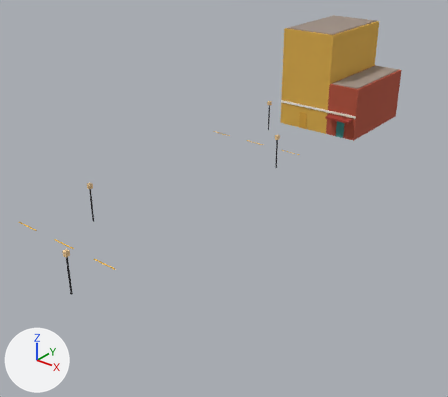
A saved change to the glTF model newcity/chunk_2_-1.glb.
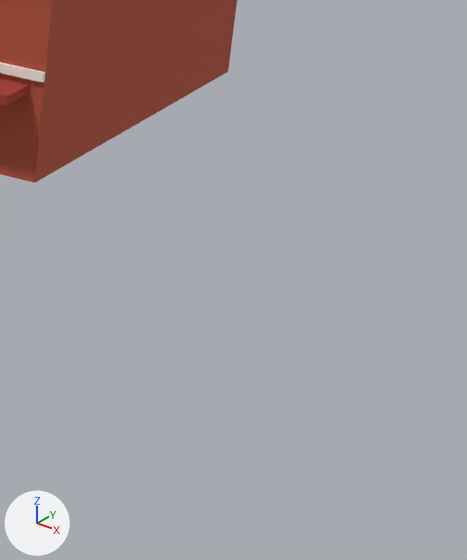
The first picture shows the older version from a 50 mm lens placed at (182.7, -22.1, 31.2), pointed at (141.6, 29.3, -0.7). The close-ups show the older and then the newer version on the part from 77% to 100% of the width and 25% to 56% of the height of that picture. Only the edits that show in the close-ups are written down. The lights are fixed; the arrows at lower left show +X, +Y and +Z. Vertices at exactly the same position are counted once.

In view in the first close-up: 'chunk_2_-1__building'.
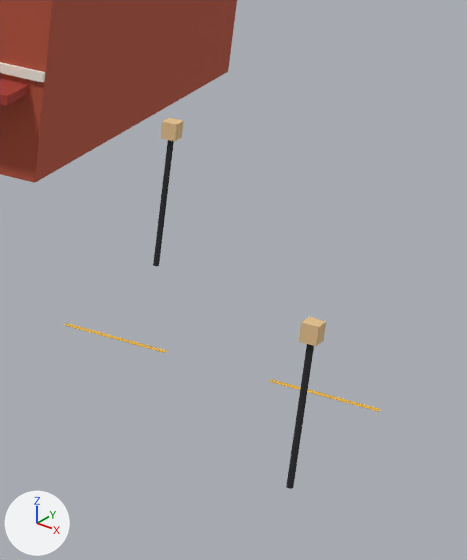
Where the change shows, as pixel boxes (x1, y1, x2, y2) in the close-ups (467 x 560 px):
'chunk_2_-1__lamp', reshaped (not visible before): after (153, 118, 326, 489)
'chunk_2_-1__ground', reshaped (not visible before): after (65, 323, 381, 412)
part 1 of me_dash_boylston_127_0, added: after (65, 323, 167, 353)
part 2 of me_dash_boylston_127_0, added: after (269, 379, 381, 412)
part 3 of me_lamp54, added (black): after (153, 140, 174, 266)
part 4 of me_lamp54, added (black): after (286, 344, 314, 489)
part 5 of me_lamp54, added (beige): after (161, 118, 184, 141)
part 6 of me_lamp54, added (beige): after (298, 317, 326, 346)

Edits to the bpy script that builds the scene:
```text
Change me_dash_boylston_127_0:
    used by ob_chunk_2__1__ground; location = (0.0, 0.0, 0.0)
    remove me_dash_boylston_127_0.from_pydata(...)  # 48 vertices, 72 faces; spans x 127.0..144.0, y 9.9..45.1, z 0.0
    add me_dash_boylston_127_0.from_pydata(...)  # 96 vertices, 144 faces; spans x 127.0..162.0, y 9.9..45.1, z 0.0
    me_dash_boylston_127_0 part 1: a new loose piece, a box spanning x 151.0..154.0, y 44.92..45.08, z 0.02..0.03, in mat_nc_dash (orange #e8b23a)
    me_dash_boylston_127_0 part 2: a new loose piece, a box spanning x 157.0..160.0, y 44.92..45.08, z 0.02..0.03, in mat_nc_dash (orange #e8b23a)
    other edits to the shape of me_dash_boylston_127_0 do not show in these pictures
Change me_lamp54:
    used by ob_chunk_2__1__lamp; location = (0.0, 0.0, 0.0)
    remove me_lamp54.from_pydata(...)  # 96 vertices, 160 faces; spans x 132.8..144.2, y 4.7..50.8, z 0.0..4.4
    add me_lamp54.from_pydata(...)  # 192 vertices, 320 faces; spans x 132.8..162.2, y 4.7..50.8, z 0.0..4.4
    me_lamp54 part 3: a new loose piece, an 8-sided cylinder along z spanning x 150.91..151.09, y 50.51..50.69, z 0.0..4.0, in mat_nc_lamp_iron (black #2a2a2e)
    me_lamp54 part 4: a new loose piece, an 8-sided cylinder along z spanning x 159.91..160.09, y 39.31..39.49, z 0.0..4.0, in mat_nc_lamp_iron (black #2a2a2e)
    me_lamp54 part 5: a new loose piece, a box spanning x 150.78..151.22, y 50.38..50.82, z 3.9..4.4, in mat_nc_window_warm (beige #e6c28f)
    me_lamp54 part 6: a new loose piece, a box spanning x 159.78..160.22, y 39.18..39.62, z 3.9..4.4, in mat_nc_window_warm (beige #e6c28f)
    other edits to the shape of me_lamp54 do not show in these pictures
```
